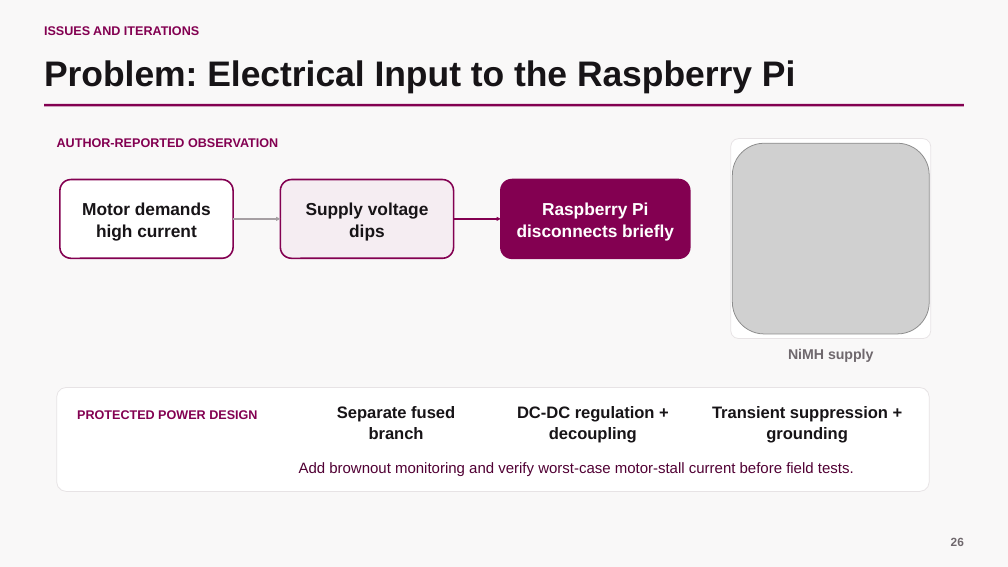
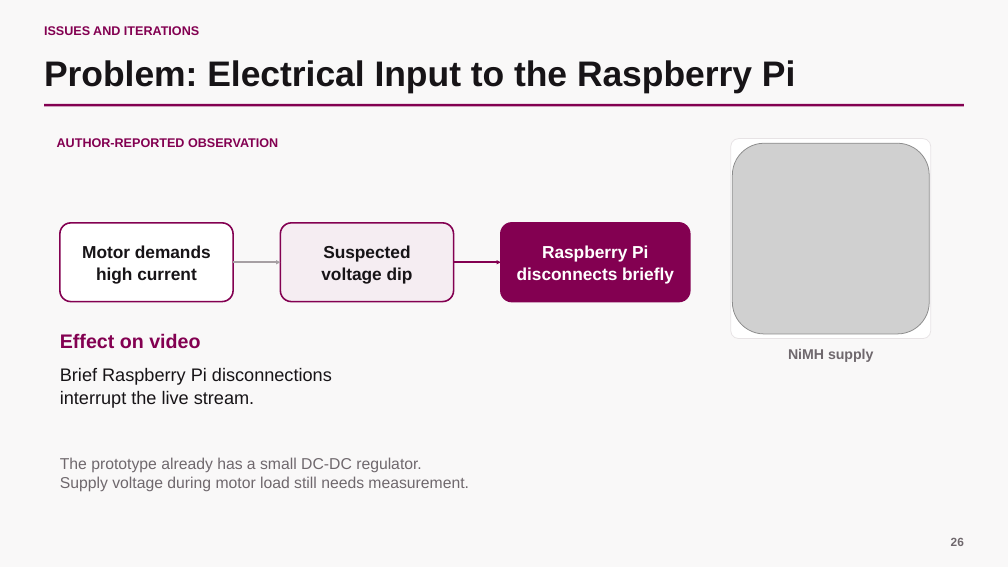
Before and after one commit to scarlet-radio-control/scarlet-radio-control, a slide deck: slide 26 of PRESENTATION.pptx. Drawn at 1008x567 pixels with LibreOffice and Linux fonts; fonts in the diff are those of the drawing; grey boxes stand for pictures. Boxes give left, top, right and bottom in pixels: in the first picture for what was removed or moved away, otherwise in the second. Text is boxed around its words. In the diff, an @@ line names an element or a change of style, - is before the commit and + after.

```diff
--- a/PRESENTATION.pptx
+++ b/PRESENTATION.pptx
@@ 3 rounded rectangles, 2 arrows: place and size @@
-3 rounded rectangles, 2 arrows at (60, 180, 690, 259)
+3 rounded rectangles, 2 arrows at (60, 223, 690, 302)
@@ text in rounded rectangle at (321, 245, 413, 284): text changed @@
-Supply voltage
-dips
+Suspected
+voltage dip
@@ text added at (60, 333, 200, 349), 18.8 pt, text #830051, bold @@
+Effect on video
@@ rounded rectangle removed at (57, 387, 929, 492) @@
@@ text added at (60, 368, 332, 408), 17.2 pt, text #171417 @@
+Brief Raspberry Pi disconnections
+interrupt the live stream.
@@ text removed at (77, 410, 257, 419) @@
-PROTECTED POWER DESIGN
@@ text removed at (337, 406, 455, 439) @@
-Separate fused branch
@@ text removed at (517, 406, 655, 443) @@
-DC-DC regulation + decoupling
@@ text removed at (712, 406, 888, 443) @@
-Transient suppression + grounding
@@ text added at (60, 457, 469, 492), 15 pt, text #6F686D @@
+The prototype already has a small DC-DC regulator.
+Supply voltage during motor load still needs measurement.
@@ text removed at (299, 462, 854, 476) @@
-Add brownout monitoring and verify worst-case motor-stall current before field tests.
```
Also in this commit, not shown: 9 other slides changed, 1 slide added.
